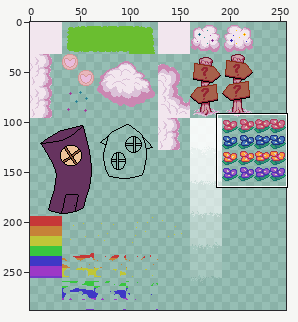
Two states of a sprite sheet, textures/dreamland.png. Above, an overview of the earlier version with the close-up marked.
Close-up. Earlier state:
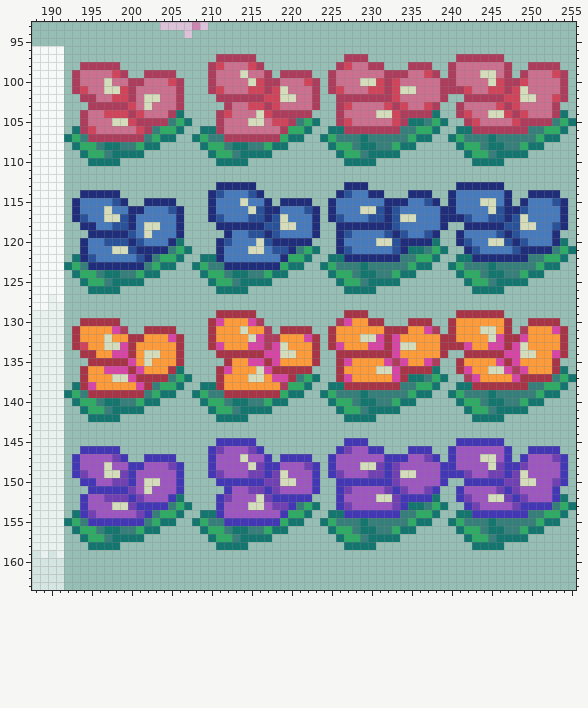
The file is 256x288 pixels. Pixels under 10% opacity are left out. Shown: x 188..255, y 93..163.
Once edited:
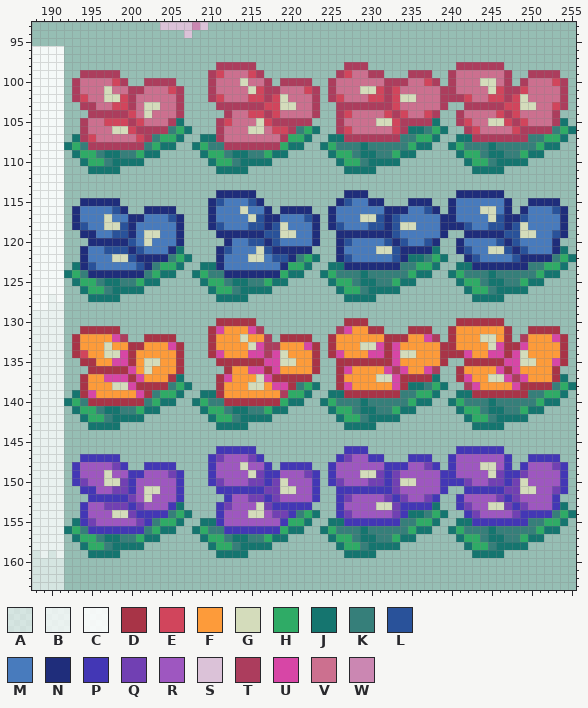
Palette (. is transparent): A #ffffff98  B #ffffffcb  C #ffffffe6  D #a83447  E #d1455c  F #fd9b3a  G #d4dcbb  H #2fab66  J #15756f  K #367f7a  L #29529a  M #487bbd  N #1f2d7b  P #4337b5  Q #7140b3  R #9e57c0  S #dbc2d8  T #ac3d5d  U #d746a6  V #cc708f  W #cb87b2
Change:
Changed rows in their new state; - is an unchanged pixel.
first column x 192:
 97 -------------------.....-----------...-----------......---------
 98 --.....-----------.TTTTT.---------.TTT..---...--.TTTTTT.--....--
 99 -.TTTTT.--....-----E--VET.-....--.TE--TT...TTT.-----VV---.TTTT.-
100 -----VET..TTTT.-------GVV-.TTTT.-----VVV-TT--ET.----G-V-.T---E--
101 --V---VV-T---E-----V---G--TV--E---V--GG---VV-----VV--G--TE------
102 -TEV-GG---VV------TEVVVEET--V----TEVVVEE--GG----TTEVVEET--V--V--
103 --T-VVEET--G-------T-TTTTE-GG------TTTTTTEV--VVT-.TTTTTE-GG--ET-
104 --.TTTTTEVG--VT----.T--EETEVVVVT---E---VETEVVET---V--VETEV----.-
105 -----EEETEVVVTJ.----E--V-ETT-TT.---V---GG--TTTJ.-TEV-GGETEVVVTJ.
106 -.-V--GGET-TTKHJ-..----GG-EETKHJ-.TEVVVVVETJJKHJ-.TEVVVVE-TTTKHJ
107 .JTEVVVVVETKHHJ-.JJTVVVVVVVTHHJ-.JJTTTTTTT-KHHJ-.JJTTTTTTT-KHHJ-
108 JHKTTTTTTTKHJJ--JHKKTTTTTTTHJJ--JHKK--K--KKHJJ--JHKK--K--KKHJJ--
109 -JH-KJ-KKHJJ-----JH-KJ-KKHJJ-----JH-KJ-KKHJJ-----JH-KJ-KKHJJ----
110 --JHHK-JJJ--------JHHK-JJJ--------JHHK-JJJ--------JHHK-JJJ------
111 ---JJJJ------------JJJJ------------JJJJ------------JJJJ---------
113 -------------------.....-----------...-----------......---------
114 --.....-----------.NNNNN.---------.NNN..---...--.NNNNNN.--....--
115 -.NNNNN.--....-----L--MLN.-....--.NL--NN...NNN.-----MM---.NNNN.-
116 -----MLN..NNNN.-------GMM-.NNNN.-----MMM-NN--LN.----G-M-.N---L--
117 --M---MM-N---L-----M---G--NM--L---M--GG---MM-----MM--G--NL------
118 -NLM-GG---MM------NLMMMLLN--M----NLMMMLL--GG----NNLMMLLN--M--M--
119 --N-MMLLN--G-------N-NNNNL-GG------NNNNNNLM--MMN-.NNNNNL-GG--LN-
120 --.NNNNNLMG--MN----.N--LLNLMMMMN---L---MLNLMMLN---M--MLNLM----.-
121 -----LLLNLMMMNJ.----L--M-LNN-NN.---M---GG--NNNJ.-NLM-GGLNLMMMNJ.
122 -.-M--GGLN-NNKHJ-..----GG-LLNKHJ-.NLMMMMMLNJJKHJ-.NLMMMML-NNNKHJ
123 .JNLMMMMMLNKHHJ-.JJNMMMMMMMNHHJ-.JJNNNNNNN-KHHJ-.JJNNNNNNN-KHHJ-
124 JHKNNNNNNNKHJJ--JHKKNNNNNNNHJJ--JHKK--K--KKHJJ--JHKK--K--KKHJJ--
125 -JH-KJ-KKHJJ-----JH-KJ-KKHJJ-----JH-KJ-KKHJJ-----JH-KJ-KKHJJ----
126 --JHHK-JJJ--------JHHK-JJJ--------JHHK-JJJ--------JHHK-JJJ------
127 ---JJJJ------------JJJJ------------JJJJ------------JJJJ---------
129 -------------------.....-----------...-----------......---------
130 --.....-----------.DDDDD.---------.DDD..---...--.DDDDDD.--....--
131 -.DDDDD.--....-----U--FUT.-....--.TU--DD...DDD.-----FF---.DDDD.-
132 -----FUT..DDDD.-------GFF-.DDDD.-----FFF-DD--UT.----G-F-.T---U--
133 --F---FF-D---U-----F---G--TF--U---F--GG---FF-----FF--G--DU------
134 -DEF-GG---FF------DUFFFUUT--F----DUFFFUU--GG----DDUFFUUD--F--F--
135 --D-FFUUD--G-------D-DDDDU-GG------DDDDDDUF--FFD-.DDDDDU-GG--UD-
136 --.DDDDDUFG--FD----.D--UUDUFFFFD---U---FUTUFFUT---F--FUDUF----.-
137 -----UUUDUFFFDJ.----U--F-UDD-DD.---F---GG--DDDJ.-DUF-GGUTUFFFDJ.
138 -.-F--GGUD-DDKHJ-..----GG-UUDKHJ-.DUFFFFFUDJJKHJ-.TUFFFFU-DDDKHJ
139 .JDUFFFFFUDKHHJ-.JJDFFFFFFFTHHJ-.JJDDDDDDD-KHHJ-.JJDDDDDDD-KHHJ-
140 JHKDDDDDDDKHJJ--JHKKDDDDDDDHJJ--JHKK--K--KKHJJ--JHKK--K--KKHJJ--
141 -JH-KJ-KKHJJ-----JH-KJ-KKHJJ-----JH-KJ-KKHJJ-----JH-KJ-KKHJJ----
142 --JHHK-JJJ--------JHHK-JJJ--------JHHK-JJJ--------JHHK-JJJ------
143 ---JJJJ------------JJJJ------------JJJJ------------JJJJ---------
145 -------------------.....-----------...-----------......---------
146 --.....-----------.PPPPP.---------.PPP..---...--.PPPPPP.--....--
147 -.PPPPP.--....-----Q--RQP.-....--.PQ--PP...PPP.-----RR---.PPPP.-
148 -----RQP..PPPP.-------GRR-.PPPP.-----RRR-PP--QP.----G-R-.P---Q--
149 --R---RR-P---Q-----R---G--PR--Q---R--GG---RR-----RR--G--PQ------
150 -PQR-GG---RR------PQRRRQQP--R----PQRRRQQ--GG----PPQRRQQP--R--R--
151 --P-RRQQP--G-------P-PPPPQ-GG------PPPPPPQR--RRP-.PPPPPQ-GG--QP-
152 --.PPPPPQRG--RP----.P--QQPQRRRRP---Q---RQPQRRQP---R--RQPQR----.-
153 -----QQQPQRRRPJ.----Q--R-QPP-PP.---R---GG--PPPJ.-PQR-GGQPQRRRPJ.
154 -.-R--GGQP-PPKHJ-..----GG-QQPKHJ-.PQRRRRRQPJJKHJ-.PQRRRRQ-PPPKHJ
155 .JPQRRRRRQPKHHJ-.JJPRRRRRRRPHHJ-.JJPPPPPPP-KHHJ-.JJPPPPPPP-KHHJ-
156 JHKPPPPPPPKHJJ--JHKKPPPPPPPHJJ--JHKK--K--KKHJJ--JHKK--K--KKHJJ--
157 -JH-KJ-KKHJJ-----JH-KJ-KKHJJ-----JH-KJ-KKHJJ-----JH-KJ-KKHJJ----
158 --JHHK-JJJ--------JHHK-JJJ--------JHHK-JJJ--------JHHK-JJJ------
159 ---JJJJ------------JJJJ------------JJJJ------------JJJJ---------
